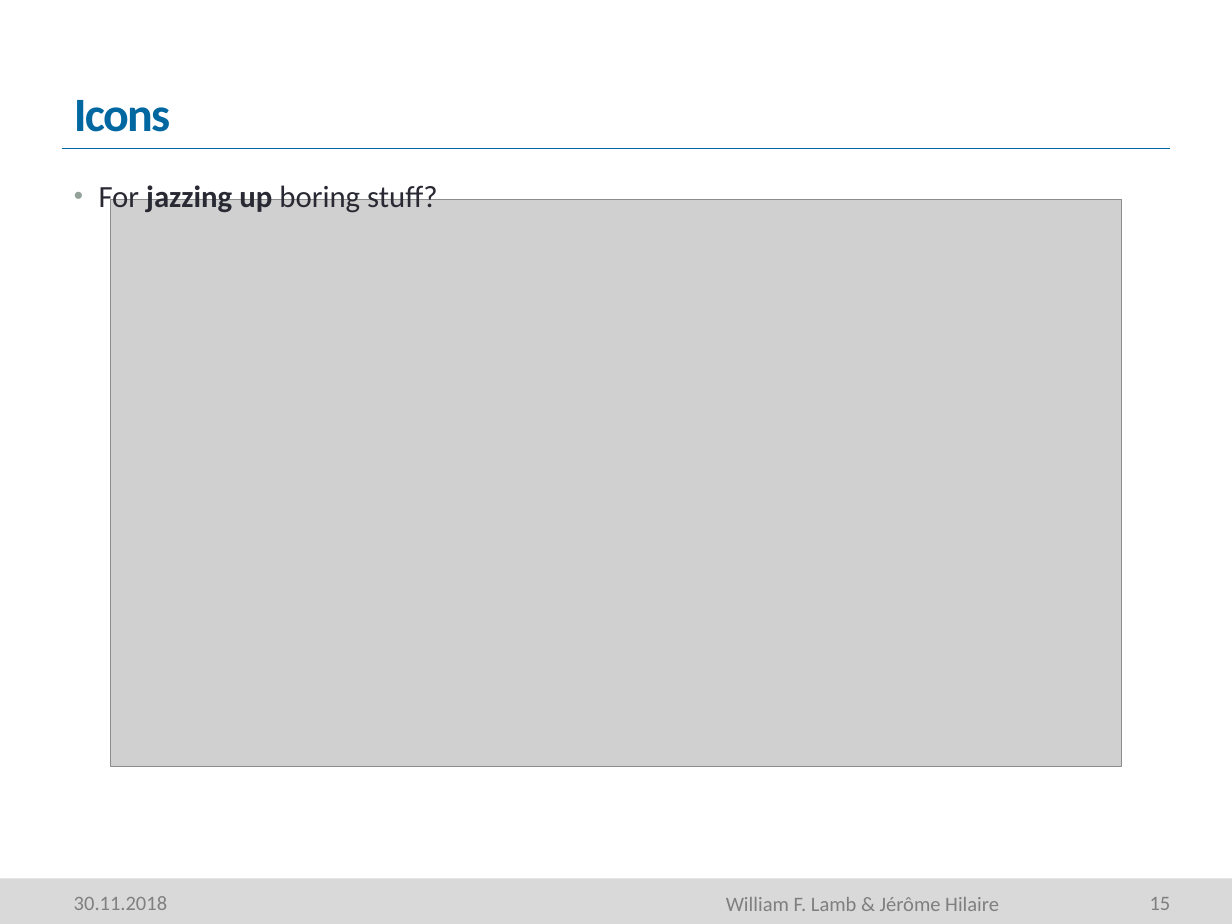
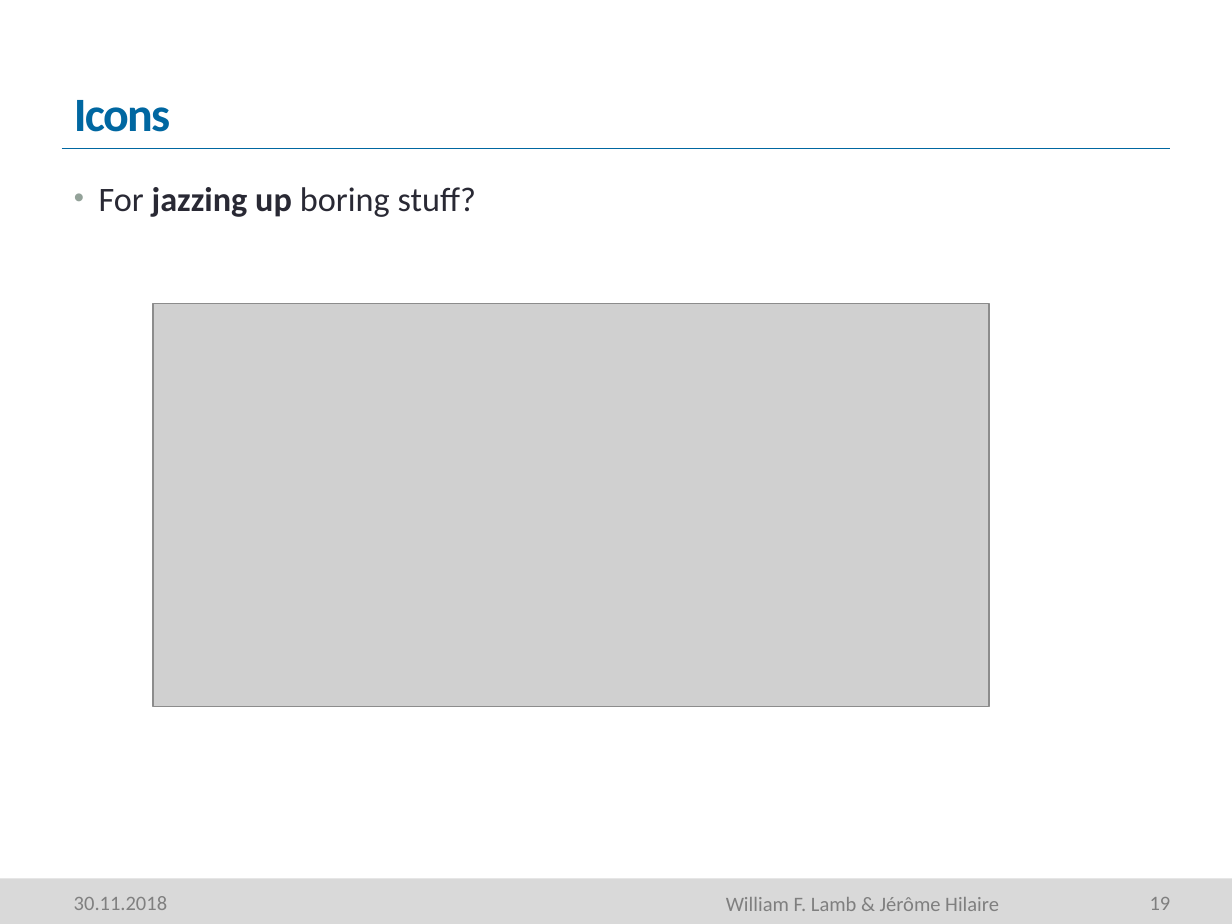
Before and after one commit to mcc-apsis/figures, a slide deck: slide 19 of Resources/Seminar part 1.pptm (slide 15 before the commit). Drawn at 1232x924 pixels with LibreOffice and Linux fonts; fonts in the diff are those of the drawing; grey boxes stand for pictures; background and template pictures are left out. Boxes give left, top, right and bottom in pixels: in the first picture for what was removed or moved away, otherwise in the second. Text is boxed around its words. In the diff, an @@ line names an element or a change of style, - is before the commit and + after.

```diff
--- a/Resources/Seminar part 1.pptm
+++ b/Resources/Seminar part 1.pptm
@@ text "For jazzing up boring stuff?" at [99, 187, 476, 217]: size 18 to 20 pt @@
@@ picture: place and size @@
-picture at [111, 200, 1122, 766]
+picture at [153, 303, 989, 707]
@@ page number at [1150, 897, 1171, 910]: text changed @@
-15
+19
```
Also in this commit, not shown: 12 other slides changed, 9 slides added, 1 slide removed, 5 other files.
